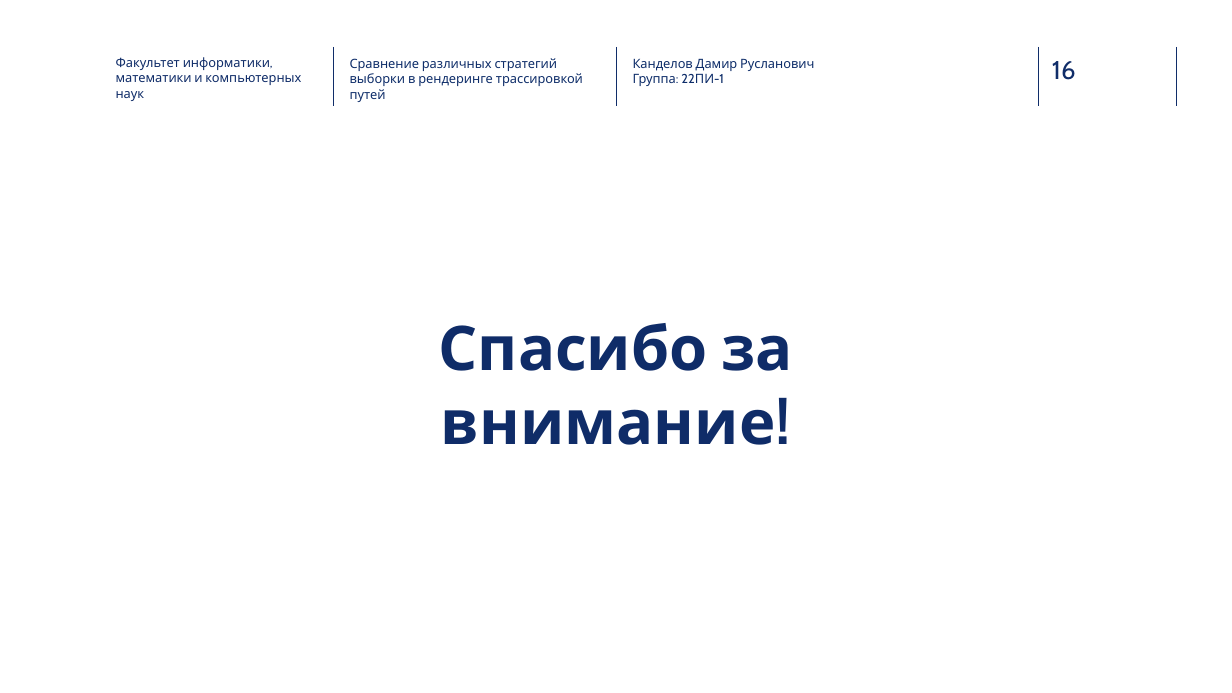
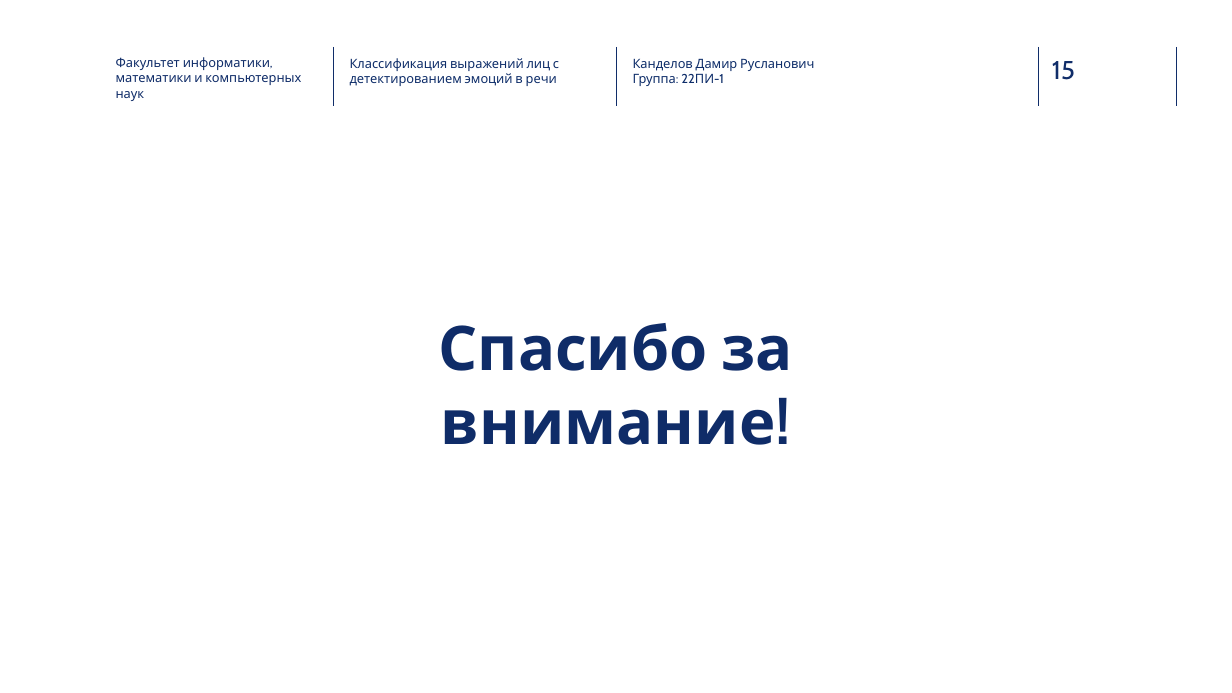
Before and after one commit to Kaparya/Classification-of-Facial-Expressions, a slide deck: slide 15 of Diploma_presentation.pptx (slide 16 before the commit). Drawn at 1232x693 pixels with LibreOffice and Linux fonts; fonts in the diff are those of the drawing; background and template pictures are left out. Boxes give left, top, right and bottom in pixels: in the first picture for what was removed or moved away, otherwise in the second. Text is boxed around its words. In the diff, an @@ line names an element or a change of style, - is before the commit and + after.

```diff
--- a/Diploma_presentation.pptx
+++ b/Diploma_presentation.pptx
@@ text at bbox=[350, 58, 559, 86]: text changed @@
-Сравнение различных стратегий выборки в рендеринге трассировкой путей
+Классификация выражений лиц с детектированием эмоций в речи
@@ page number at bbox=[1052, 61, 1075, 80]: text changed @@
-16
+15
```
Also in this commit, not shown: 5 other slides changed, 6 slides added, 9 slides removed, 1 other file.
